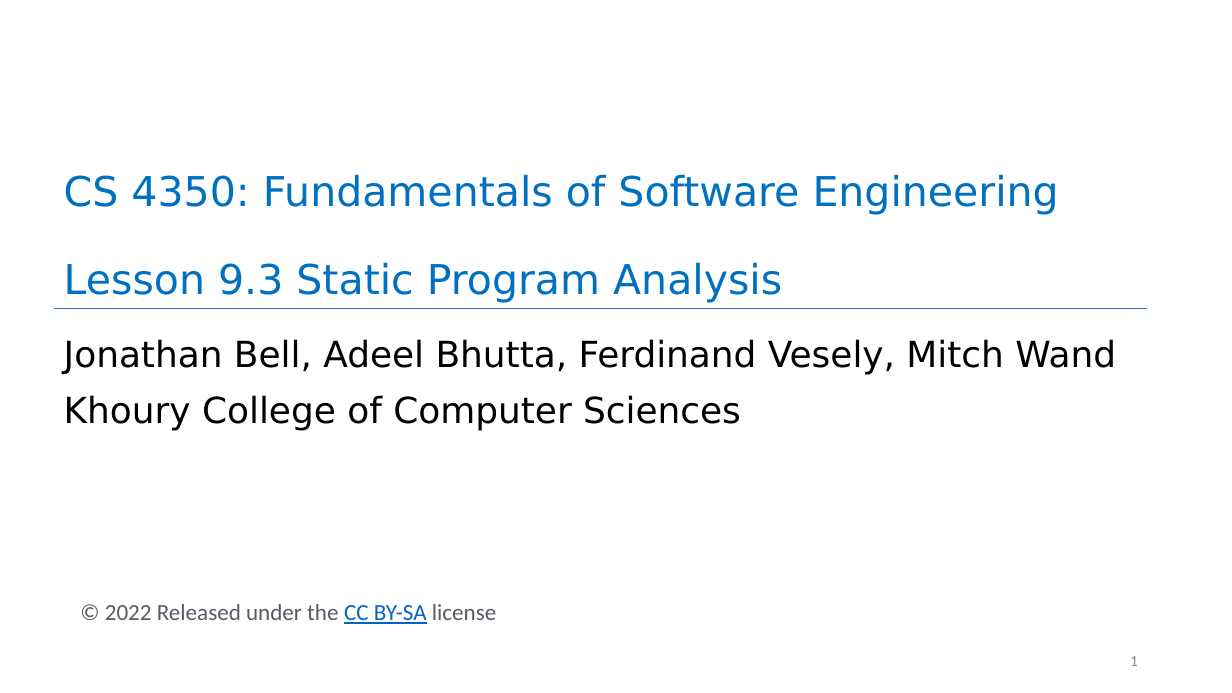
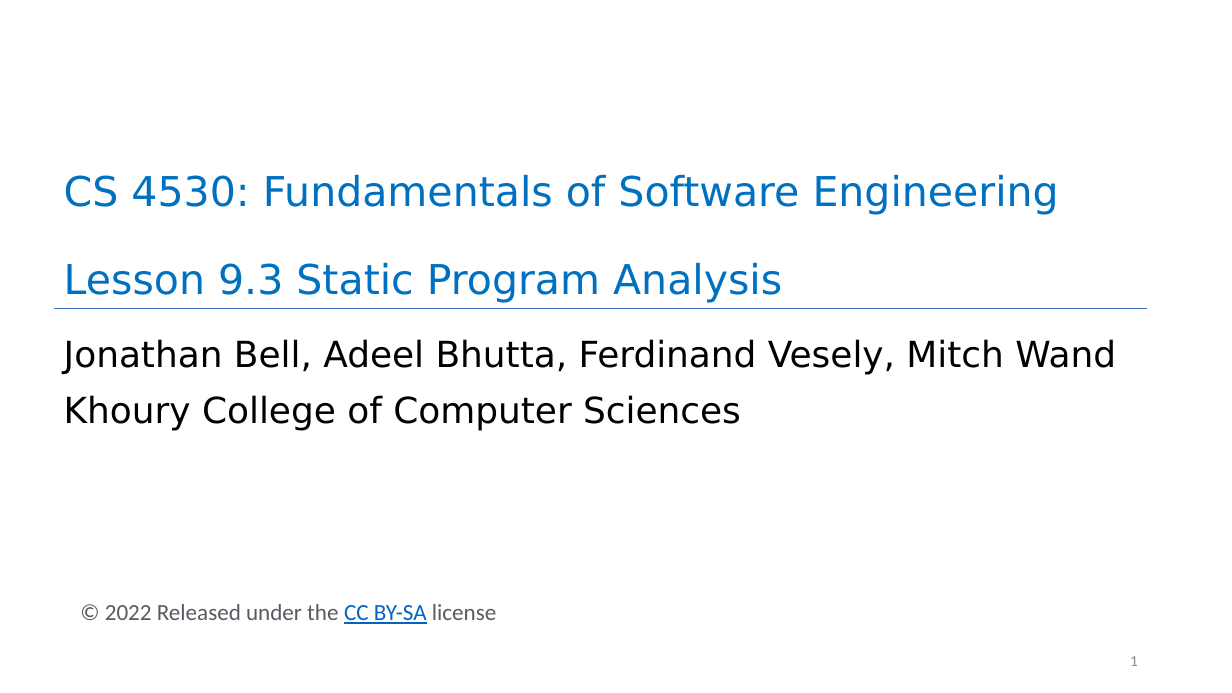
Before and after one commit to neu-se/CS4530-Spring-2022, a slide deck: slide 1 of Slides/Lesson 9.3 Static Program Analysis.pptx. Drawn at 1232x693 pixels with LibreOffice and Linux fonts; fonts in the diff are those of the drawing. Boxes give left, top, right and bottom in pixels: in the first picture for what was removed or moved away, otherwise in the second. Text is boxed around its words. In the diff, an @@ line names an element or a change of style, - is before the commit and + after.

```diff
--- a/Slides/Lesson 9.3 Static Program Analysis.pptx
+++ b/Slides/Lesson 9.3 Static Program Analysis.pptx
@@ title at box(64, 174, 1059, 303): text changed @@
-CS 4350: Fundamentals of Software Engineering
-Lesson 9.3 Static Program Analysis
+CS 4530: Fundamentals of Software Engineering
+Lesson 9.3 Static Program Analysis
```
Also in this commit, not shown: 1 other slide changed, 1 slide removed.
